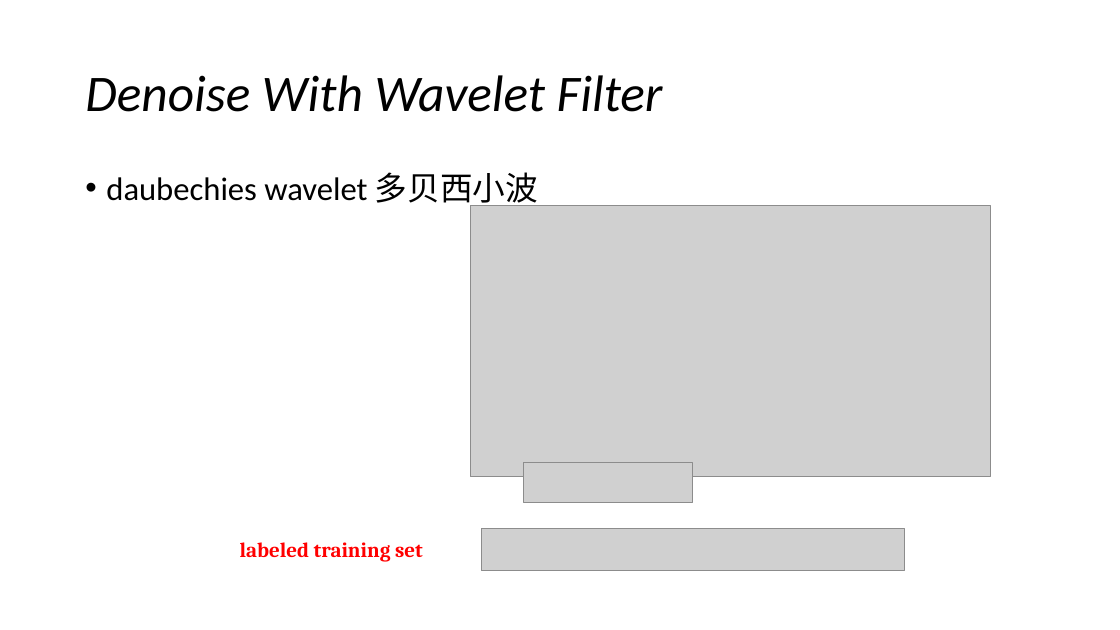
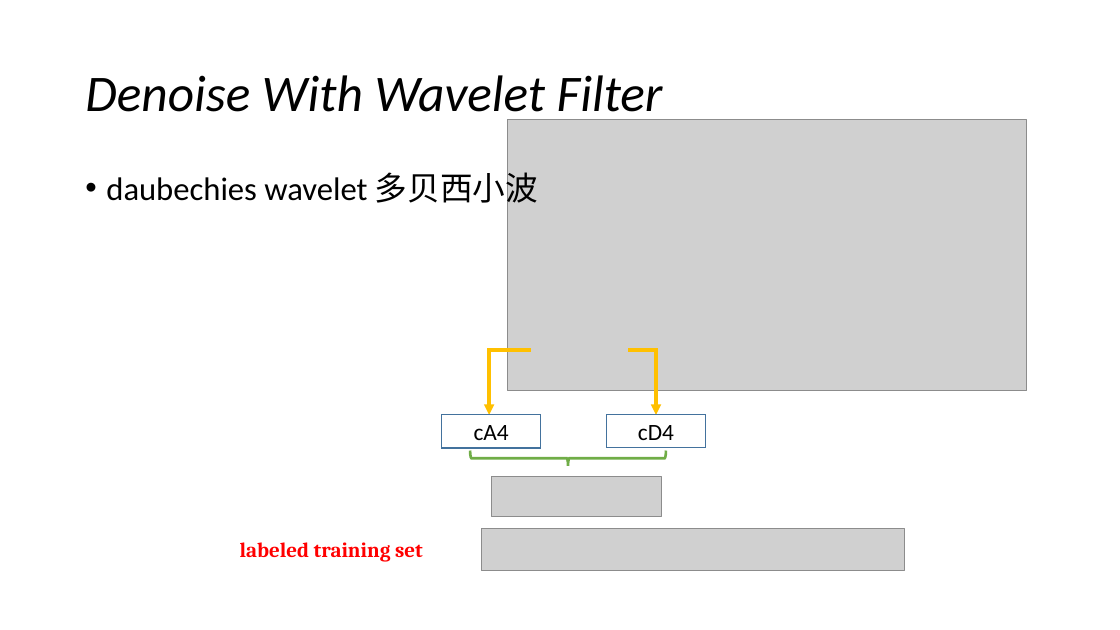
Before and after one commit to yashcao/Graduate-Study-Report, a slide deck: slide 7 of 2018年搬的砖/Device-Free Wireless Localization and Activity.pptx (slide 8 before the commit). Drawn at 1120x630 pixels with LibreOffice and Linux fonts; fonts in the diff are those of the drawing; grey boxes stand for pictures. Boxes give left, top, right and bottom in pixels: in the first picture for what was removed or moved away, otherwise in the second. Text is boxed around its words. In the diff, an @@ line names an element or a change of style, - is before the commit and + after.

```diff
--- a/2018年搬的砖/Device-Free Wireless Localization and Activity.pptx
+++ b/2018年搬的砖/Device-Free Wireless Localization and Activity.pptx
@@ picture moved from (x1=471, y1=206, x2=991, y2=477) to (x1=507, y1=119, x2=1028, y2=391) @@
@@ text "daubechies wavelet 多贝西小波" at (x1=106, y1=166, x2=538, y2=208): font Calibri to Noto Sans CJK SC in "多贝西小波" @@
@@ group added at (x1=442, y1=350, x2=706, y2=466): 2 elbow arrows, 2 rectangles, 1 left brace @@
+cA4
+cD4
@@ picture moved from (x1=523, y1=462, x2=693, y2=502) to (x1=492, y1=476, x2=661, y2=517) @@
```
Also in this commit, not shown: 2 other slides changed, 3 other files.
